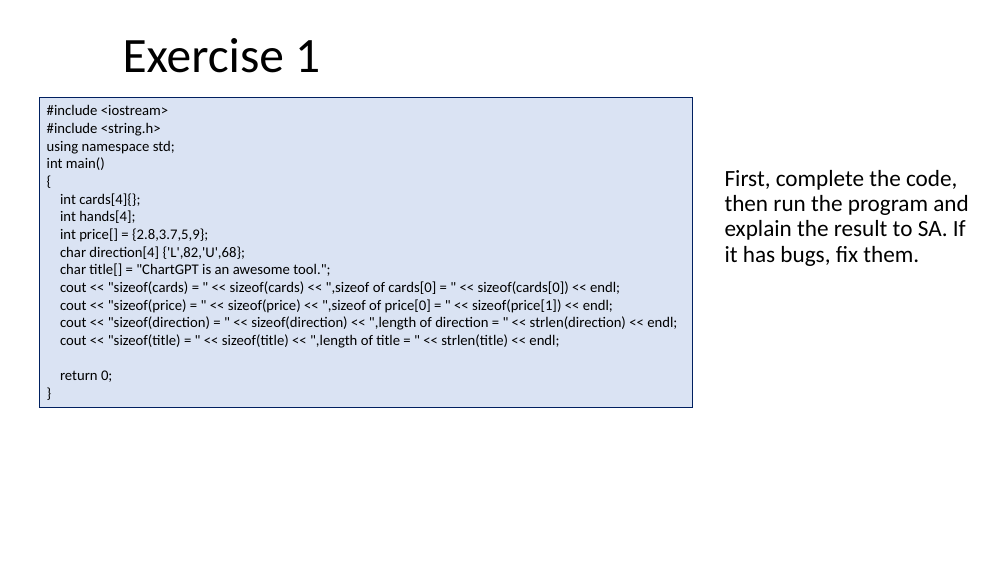
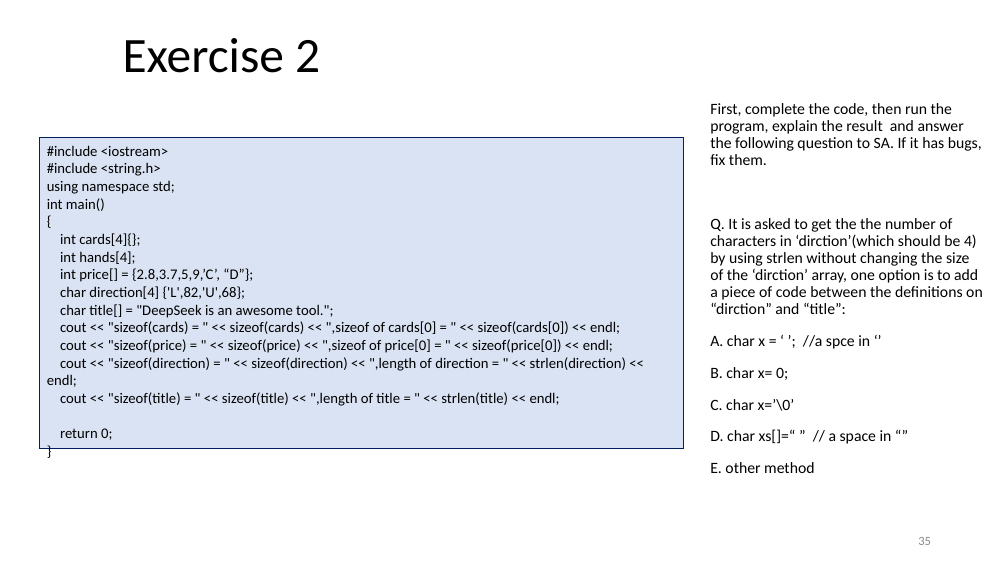
Before and after one commit to ShiqiYu/CPP, a slide deck: slide 35 of week04/Lab04.pptx (slide 25 before the commit). Drawn at 1008x567 pixels with LibreOffice and Linux fonts; fonts in the diff are those of the drawing; background and template pictures are left out. Boxes give left, top, right and bottom in pixels: in the first picture for what was removed or moved away, otherwise in the second. Text is boxed around its words. In the diff, an @@ line names an element or a change of style, - is before the commit and + after.

```diff
--- a/week04/Lab04.pptx
+++ b/week04/Lab04.pptx
@@ title at bbox=[123, 38, 320, 73]: text changed @@
-Exercise 1
+Exercise 2
@@ text at bbox=[710, 103, 983, 473]: text changed; size 22.1 to 15 pt @@
-  First, complete the code, then run the program and explain the result to SA. If it has bugs, fix them.
+  First, complete the code, then run the program, explain the result and answer the following question to SA. If it has bugs, fix them.
+  Q. It is asked to get the the number of characters in ‘dirction’(which should be 4) by using strlen without changing the size of the ‘dirction’ array, one option is to add a piece of code between the definitions on “dirction” and “title”:
+  A. char x = ‘ ’; //a spce in ‘’
+  B. char x= 0;
+  C. char x=’\0’
+  D. char xs[]=“ ” // a space in “”
+  E. other method
@@ rectangle "#include <iostream>": place and size @@
-rectangle "#include <iostream>" at bbox=[39, 98, 692, 408]
+rectangle "#include <iostream>" at bbox=[39, 138, 684, 448]
@@ text in rectangle at bbox=[60, 268, 253, 282]: text changed @@
-int price[] = {2.8,3.7,5,9};
+int price[] = {2.8,3.7,5,9,’C’, “D”};
@@ text in rectangle at bbox=[60, 304, 333, 318]: text changed @@
-char title[] = "ChartGPT is an awesome tool.";
+char title[] = "DeepSeek is an awesome tool.";
@@ text in rectangle at bbox=[60, 339, 613, 353]: text changed @@
-cout << "sizeof(price) = " << sizeof(price) << ",sizeof of price[0] = " << sizeof(price[1]) << endl;
+cout << "sizeof(price) = " << sizeof(price) << ",sizeof of price[0] = " << sizeof(price[0]) << endl;
@@ page number added at bbox=[918, 537, 931, 545], 12 pt, text #8C8C8C @@
+35
```
Also in this commit, not shown: 11 other slides changed, 26 slides added, 16 slides removed, 3 other files.
